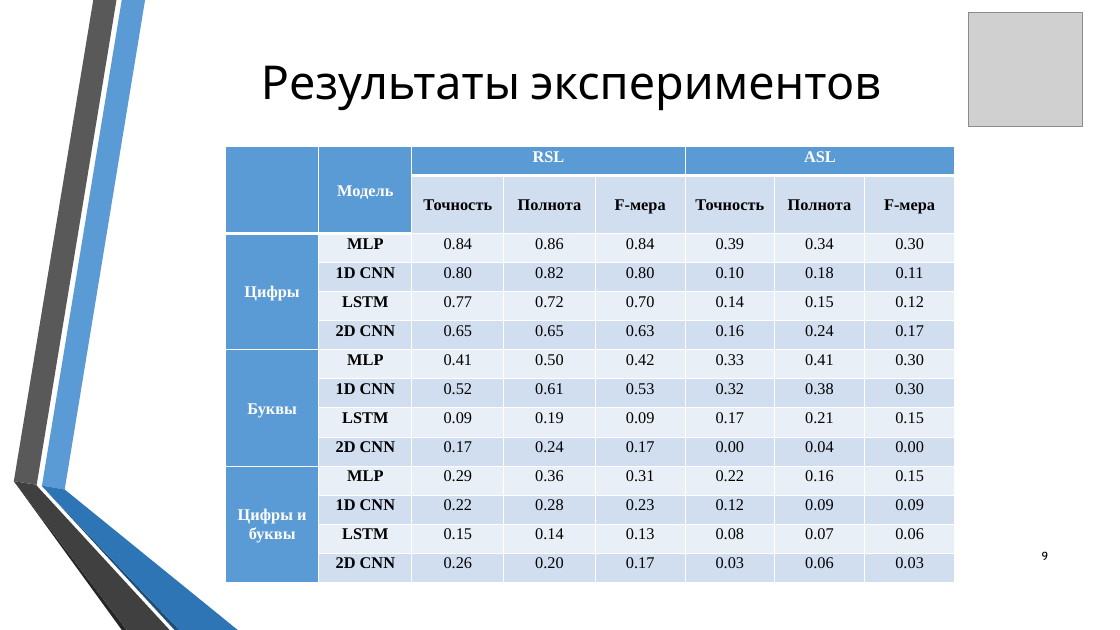
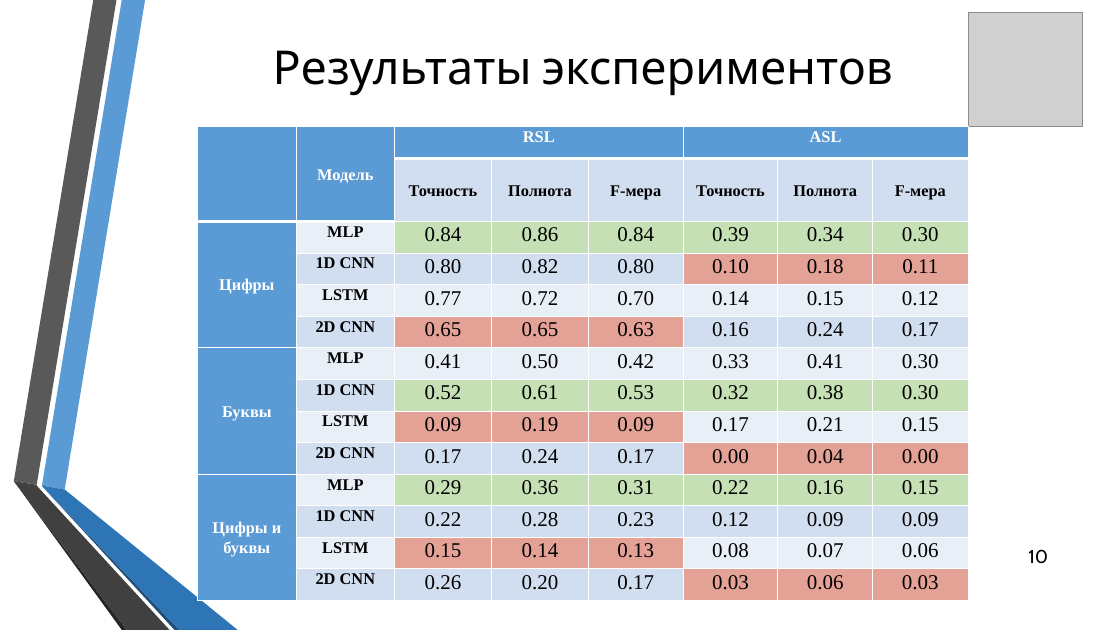
Before and after one commit to Elikul/vkr2, a slide deck: slide 10 of Презентация ВКР (Куликова ИТ-2МО).pptx (slide 9 before the commit). Drawn at 1120x630 pixels with LibreOffice and Linux fonts; fonts in the diff are those of the drawing; grey boxes stand for pictures; background and template pictures are left out. Boxes give left, top, right and bottom in pixels: in the first picture for what was removed or moved away, otherwise in the second. Text is boxed around its words. In the diff, an @@ line names an element or a change of style, - is before the commit and + after.

```diff
--- a/Презентация ВКР (Куликова ИТ-2МО).pptx
+++ b/Презентация ВКР (Куликова ИТ-2МО).pptx
@@ title "Результаты экспериментов": place and size @@
-title "Результаты экспериментов" at [261,65,882,111]
+title "Результаты экспериментов" at [273,50,893,96]
@@ table at [197,127,968,601] @@
@@ fill #EAEFF7 to #C5E0B4 in 12 cells @@
@@ fill #D2DEEF to #E3A295 in 12 cells @@
@@ fill #D2DEEF to #C5E0B4 in 6 cells @@
@@ fill #EAEFF7 to #E3A295 in 6 cells @@
@@ size 14 to 18 pt in "0.84", "0.86", "0.84", "0.39" and 68 more places @@
@@ table: place and size @@
-table at [226,147,956,583]
+table at [197,127,968,601]
@@ page number at [1028,549,1048,564]: text changed; size 10 to 16 pt @@
-9
+10
```
Also in this commit, not shown: 10 other slides changed, 2 slides added, 5 other files.
